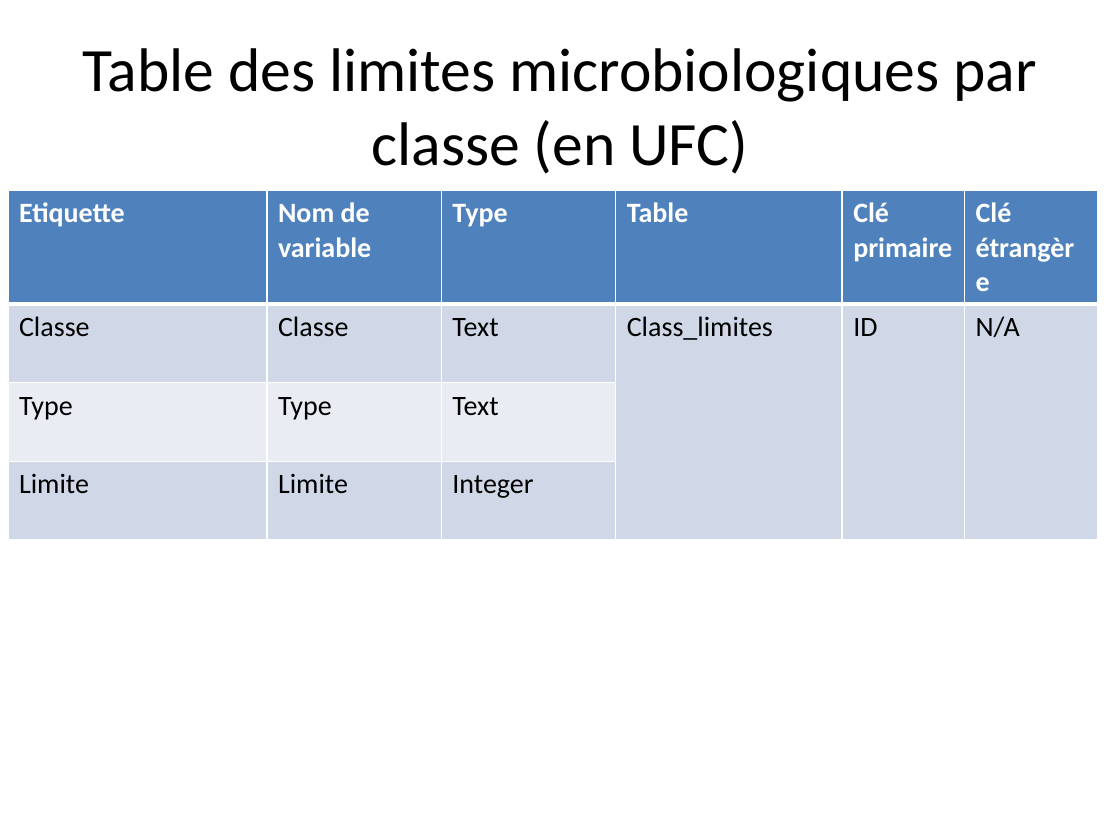
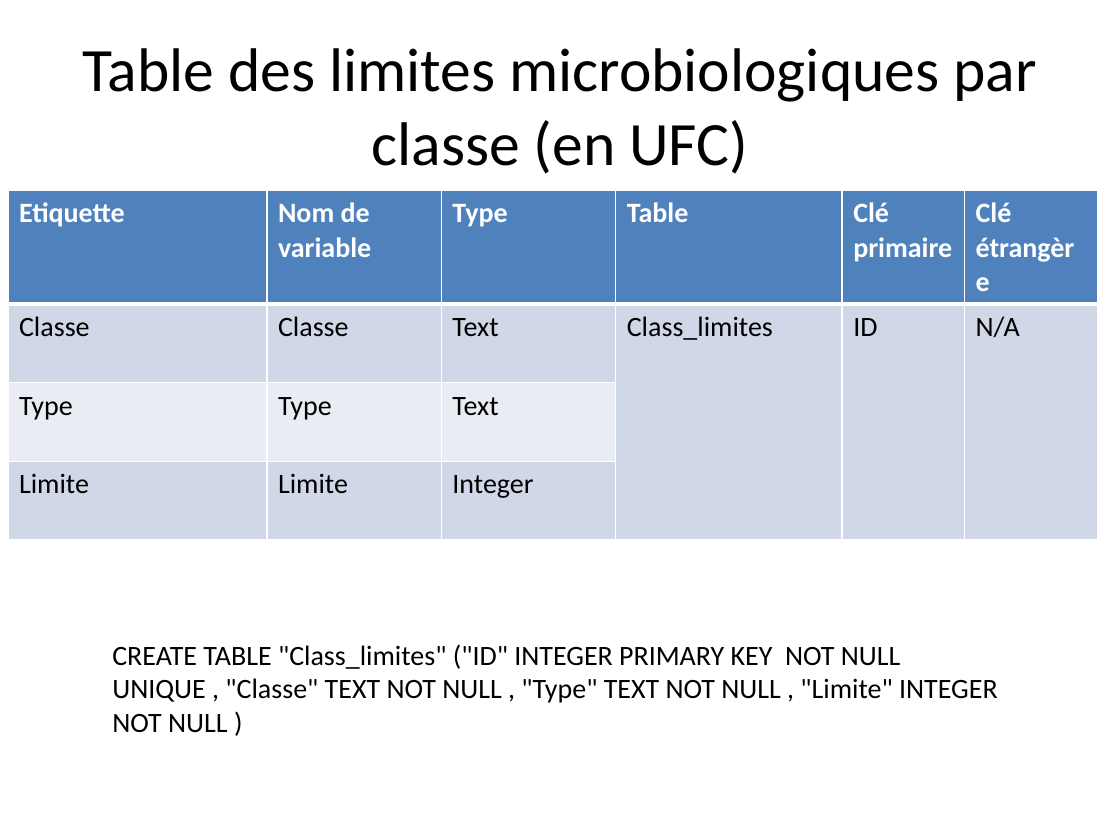
Before and after one commit to liavtavo/controle_microbio, a slide deck: slide 7 of php.pptx. Drawn at 1120x840 pixels with LibreOffice and Linux fonts; fonts in the diff are those of the drawing. Boxes give left, top, right and bottom in pixels: in the first picture for what was removed or moved away, otherwise in the second. Text is boxed around its words. In the diff, an @@ line names an element or a change of style, - is before the commit and + after.

```diff
--- a/php.pptx
+++ b/php.pptx
@@ text added at (x1=112, y1=644, x2=998, y2=733), 18 pt, text #000000 @@
+CREATE TABLE "Class_limites" ("ID" INTEGER PRIMARY KEY NOT NULL UNIQUE , "Classe" TEXT NOT NULL , "Type" TEXT NOT NULL , "Limite" INTEGER NOT NULL )
```
Also in this commit, not shown: 3 other slides changed.
